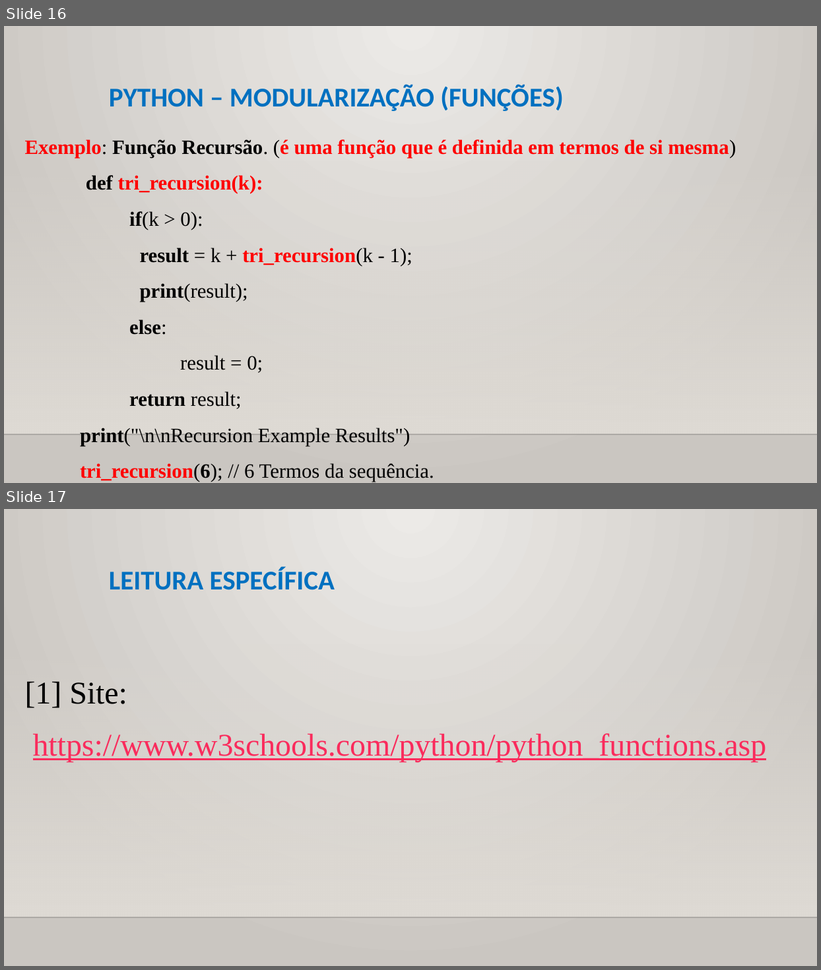
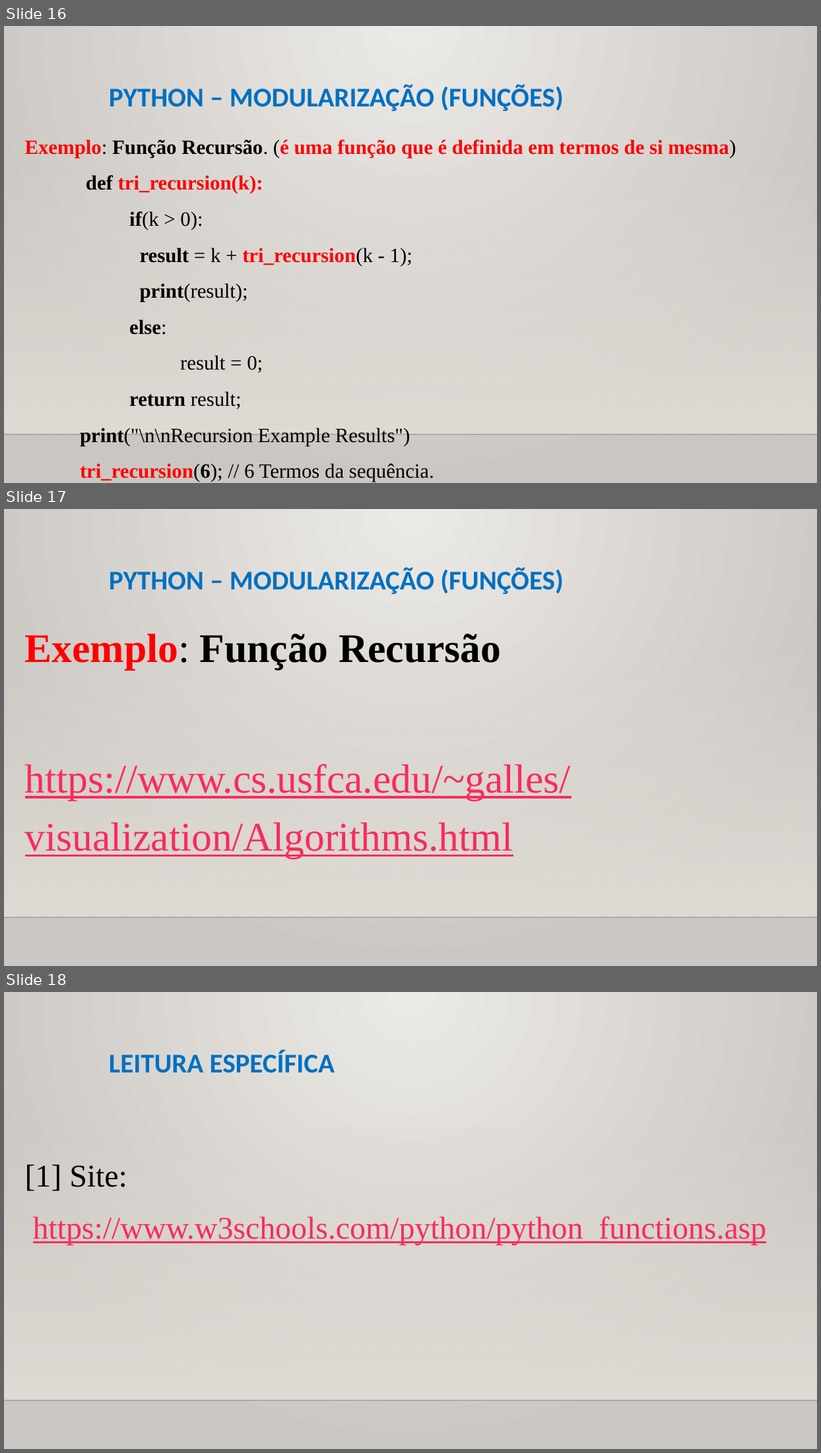
Before and after one commit to CloudEducationBrazil/WydenPythonParadigmas, a slide deck: 01 Classes/Aula 08 Programação Python - Modularização Funções.pptx. Shown one above the other, each under a label of ours: slides 16 and 17 before the commit, slides 16, 17 and 18 after it. The pictures are 821x970 and 821x1453 pixels, drawn with LibreOffice and Linux fonts; fonts in the diff are those of the drawing; background and template pictures are left out. Boxes give left, top, right and bottom in pixels: in the first picture for what was removed or moved away, otherwise in the second. Text is boxed around its words. In the diff, an @@ line names an element or a change of style, - is before the commit and + after.

Commit message:
revisão ppts python

```diff
--- a/01 Classes/Aula 08 Programação Python - Modularização Funções.pptx
+++ b/01 Classes/Aula 08 Programação Python - Modularização Funções.pptx
@@ slide 17 added at [4,509,817,966], background picture (left out); not listed: 2 template elements that a slide beside it also shows @@
@@ title added at [109,568,563,594], 24 pt, text #0070C0, bold @@
+PYTHON – MODULARIZAÇÃO (FUNÇÕES)
@@ text added at [25,634,571,859], 36 pt, text #FA2B5C, underline @@
+Exemplo: Função Recursão
+https://www.cs.usfca.edu/~galles/visualization/Algorithms.html
@@ what was slide 17 is now slide 18 @@
```
Also in this commit, not shown: 4 slides changed, 2 other files.
